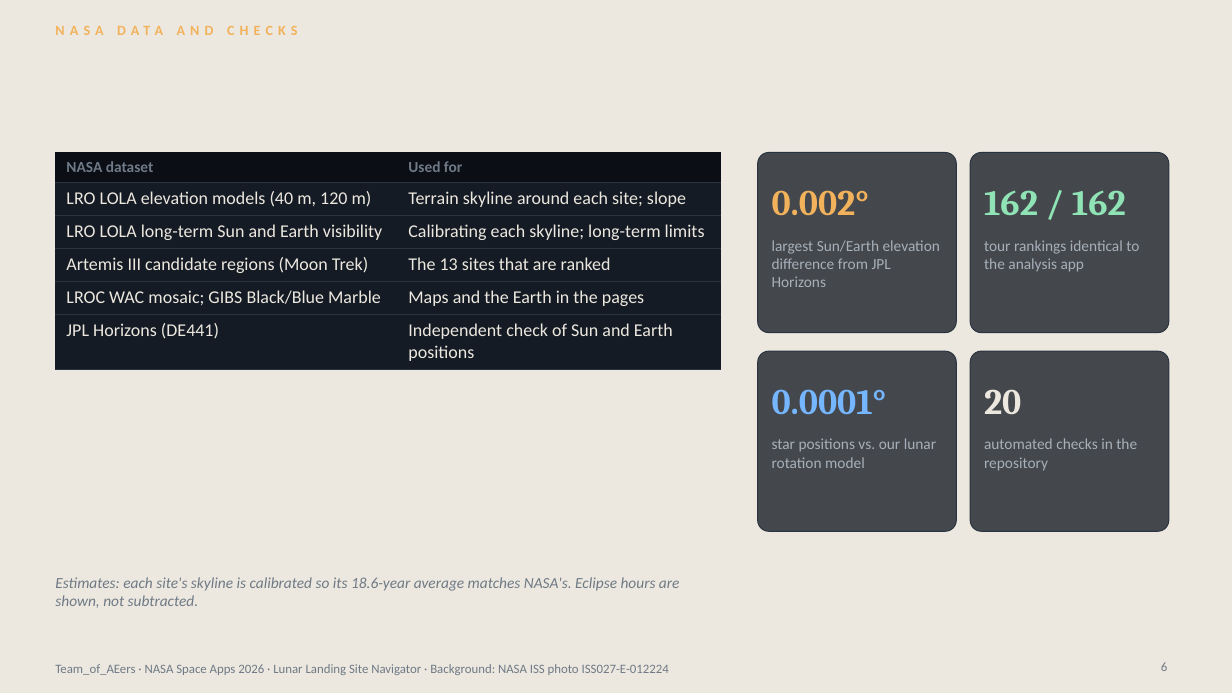
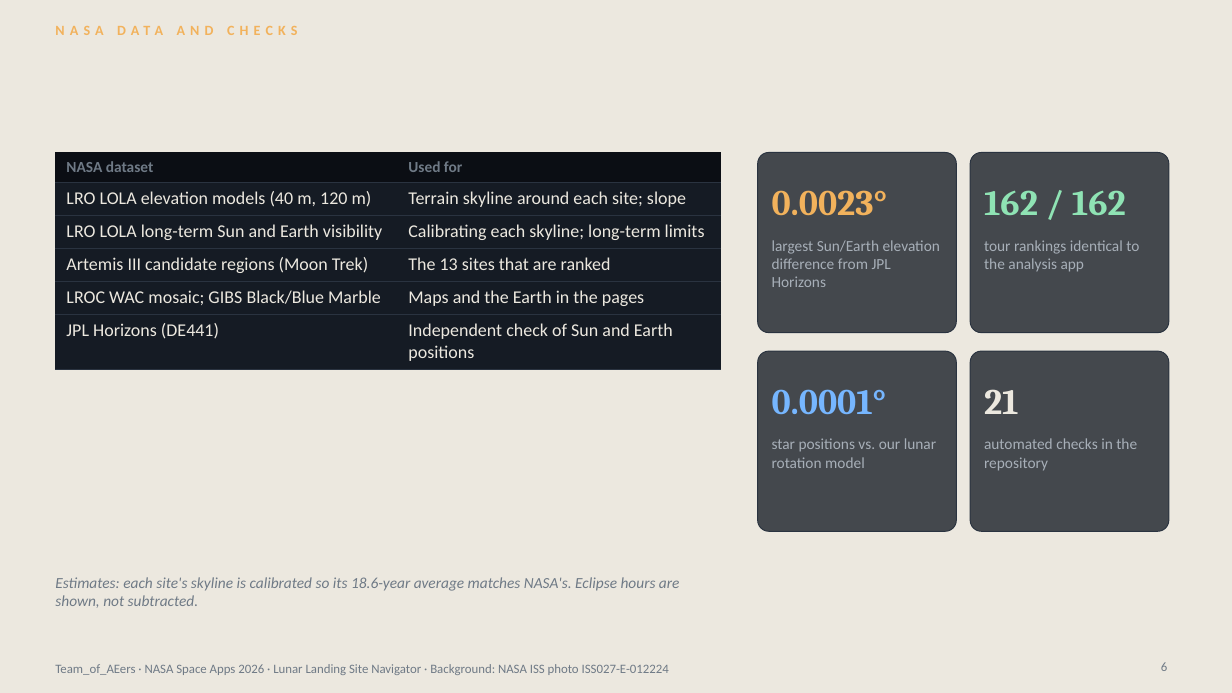
Before and after one commit to quentinliu-a11y/Lunar_Landing_Optimal_System, a slide deck: slide 6 of docs/demo/Lunar_Landing_Navigator_TeamOfAEers.pptx. Drawn at 1232x693 pixels with LibreOffice and Linux fonts; fonts in the diff are those of the drawing; background and template pictures are left out. Boxes give left, top, right and bottom in pixels: in the first picture for what was removed or moved away, otherwise in the second. Text is boxed around its words. In the diff, an @@ line names an element or a change of style, - is before the commit and + after.

```diff
--- a/docs/demo/Lunar_Landing_Navigator_TeamOfAEers.pptx
+++ b/docs/demo/Lunar_Landing_Navigator_TeamOfAEers.pptx
@@ text at [772,190,888,216]: text changed @@
-0.002°
+0.0023°
@@ text at [984,389,1019,414]: text changed @@
-20
+21
```
Also in this commit, not shown: 12 other files.
